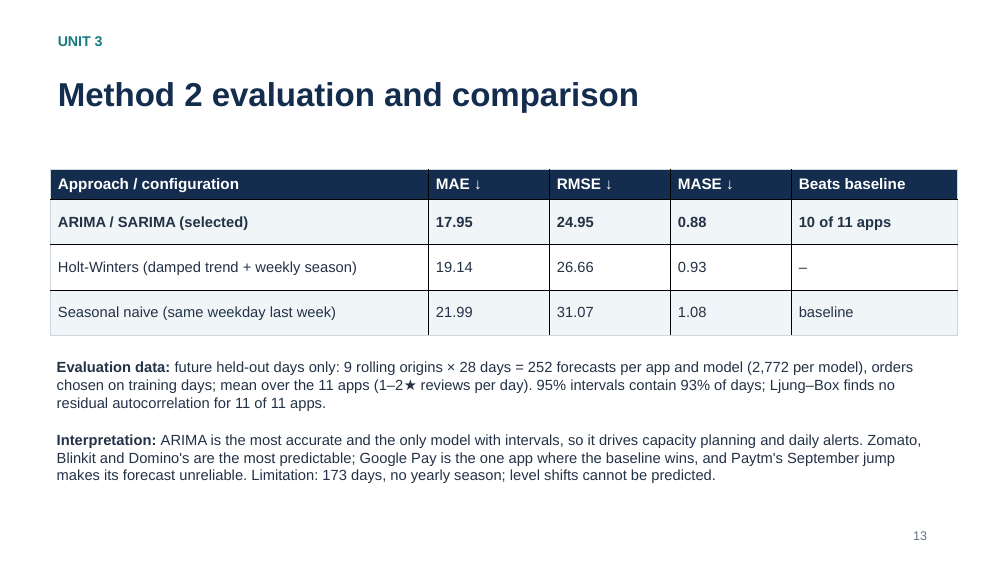
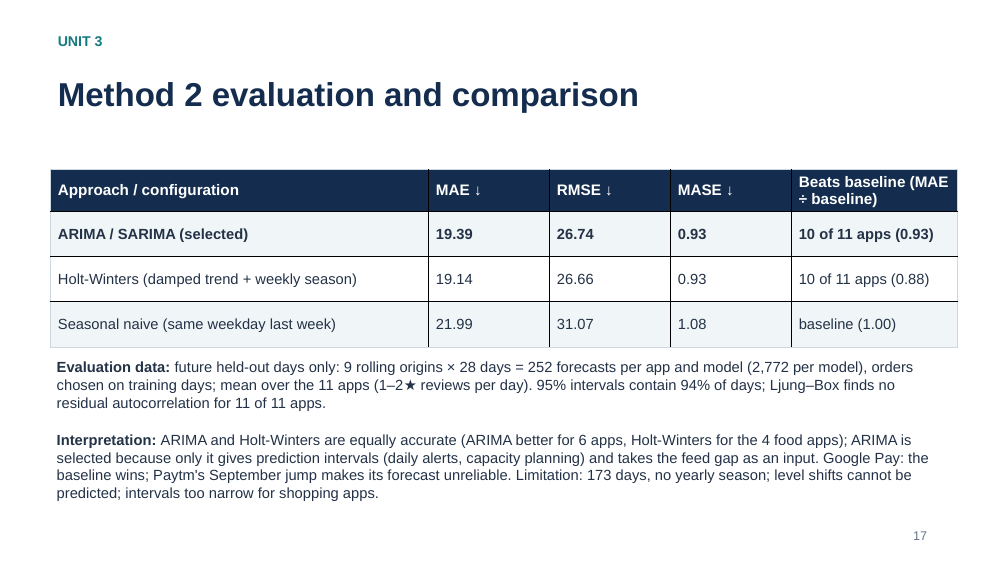
Before and after one commit to Adithya-Monish-Kumar-K/ba-capstone-app-reviews, a slide deck: slide 17 of docs/Review_2_Presentation.pptx (slide 13 before the commit). Drawn at 1008x567 pixels with LibreOffice and Linux fonts; fonts in the diff are those of the drawing. Boxes give left, top, right and bottom in pixels: in the first picture for what was removed or moved away, otherwise in the second. Text is boxed around its words. In the diff, an @@ line names an element or a change of style, - is before the commit and + after.

```diff
--- a/docs/Review_2_Presentation.pptx
+++ b/docs/Review_2_Presentation.pptx
@@ table at (51,169,958,336) @@
-row 1, column 5: Beats baseline
+row 1, column 5: Beats baseline (MAE ÷ baseline)
-row 2: ARIMA / SARIMA (selected) | 17.95 | 24.95 | 0.88 | 10 of 11 apps
+row 2: ARIMA / SARIMA (selected) | 19.39 | 26.74 | 0.93 | 10 of 11 apps (0.93)
-row 3, column 5: –
+row 3, column 5: 10 of 11 apps (0.88)
-row 4, column 5: baseline
+row 4, column 5: baseline (1.00)
@@ text at (57,361,914,411): text changed @@
-Evaluation data: future held-out days only: 9 rolling origins × 28 days = 252 forecasts per app and model (2,772 per model), orders chosen on training days; mean over the 11 apps (1–2★ reviews per day). 95% intervals contain 93% of days; Ljung–Box finds no residual autocorrelation for 11 of 11 apps.
+Evaluation data: future held-out days only: 9 rolling origins × 28 days = 252 forecasts per app and model (2,772 per model), orders chosen on training days; mean over the 11 apps (1–2★ reviews per day). 95% intervals contain 94% of days; Ljung–Box finds no residual autocorrelation for 11 of 11 apps.
@@ text at (57,434,928,501): text changed @@
-Interpretation: ARIMA is the most accurate and the only model with intervals, so it drives capacity planning and daily alerts. Zomato, Blinkit and Domino's are the most predictable; Google Pay is the one app where the baseline wins, and Paytm's September jump makes its forecast unreliable. Limitation: 173 days, no yearly season; level shifts cannot be predicted.
+Interpretation: ARIMA and Holt-Winters are equally accurate (ARIMA better for 6 apps, Holt-Winters for the 4 food apps); ARIMA is selected because only it gives prediction intervals (daily alerts, capacity planning) and takes the feed gap as an input. Google Pay: the baseline wins; Paytm's September jump makes its forecast unreliable. Limitation: 173 days, no yearly season; level shifts cannot be predicted; intervals too narrow for shopping apps.
@@ text at (913,531,927,540): text changed @@
-13
+17
```
Also in this commit, not shown: 12 other slides changed, 6 slides added, 10 other files.
